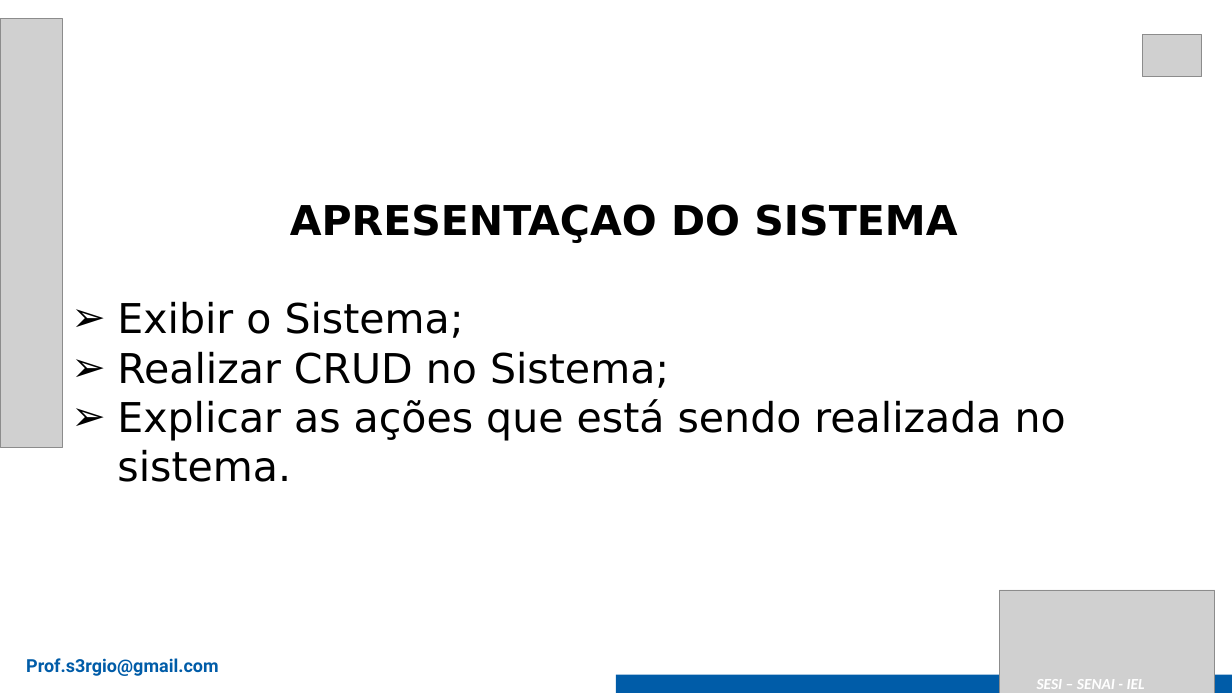
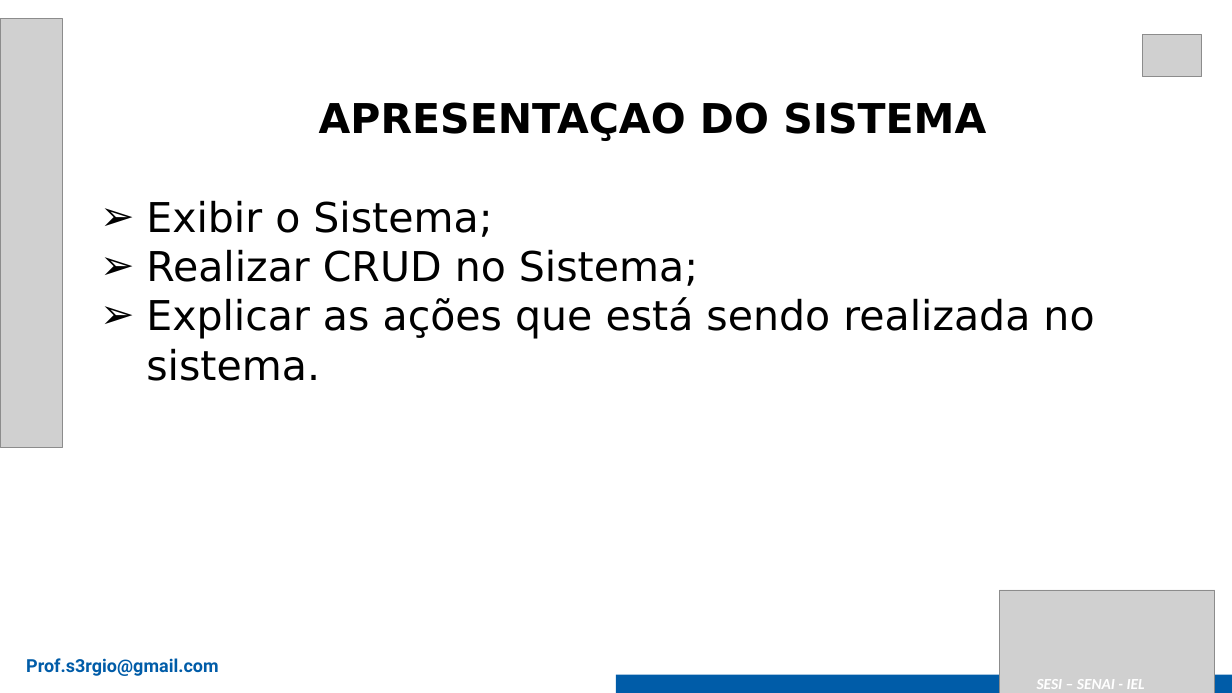
Before and after one commit to gustavotobler/SA_PADARIAALEMAO, a slide deck: slide 7 of 2025_Modelo Apresentação Senai - SA.pptx (slide 9 before the commit). Drawn at 1232x693 pixels with LibreOffice and Linux fonts; fonts in the diff are those of the drawing; grey boxes stand for pictures. Boxes give left, top, right and bottom in pixels: in the first picture for what was removed or moved away, otherwise in the second. Text is boxed around its words. In the diff, an @@ line names an element or a change of style, - is before the commit and + after.

```diff
--- a/2025_Modelo Apresentação Senai - SA.pptx
+++ b/2025_Modelo Apresentação Senai - SA.pptx
@@ text "APRESENTAÇAO DO SISTEMA": place and size @@
-text "APRESENTAÇAO DO SISTEMA" at [117,204,1066,482]
+text "APRESENTAÇAO DO SISTEMA" at [146,102,1094,381]
```
Also in this commit, not shown: 3 other slides changed, 2 slides removed.
